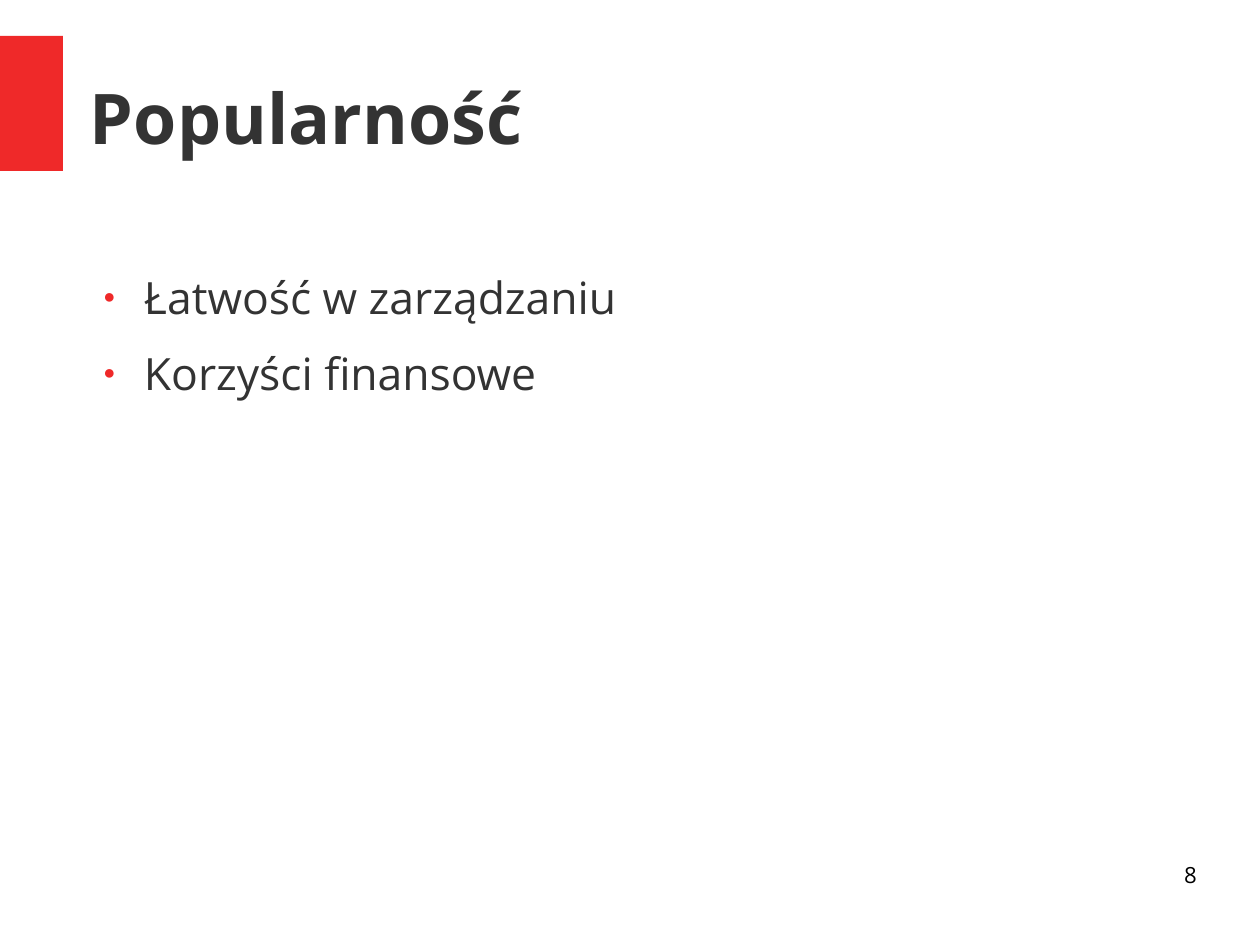
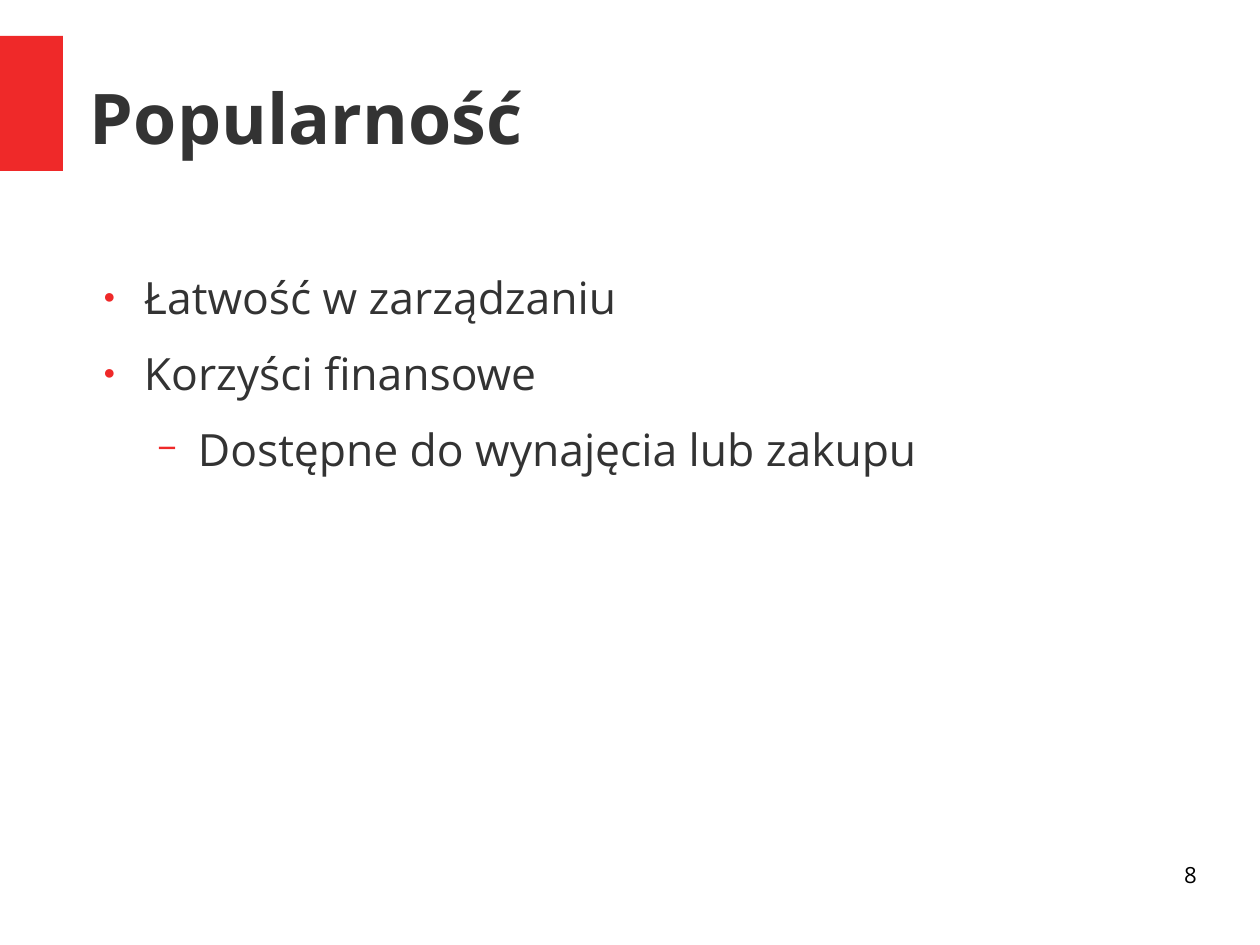
Before and after one commit to grzegorznowacki/Botnets, a slide deck: slide 8 of prezentacja.odp. Drawn at 1260x945 pixels with LibreOffice and Linux fonts; fonts in the diff are those of the drawing. Boxes give left, top, right and bottom in pixels: in the first picture for what was removed or moved away, otherwise in the second. Text is boxed around its words. In the diff, an @@ line names an element or a change of style, - is before the commit and + after.

```diff
--- a/prezentacja.odp
+++ b/prezentacja.odp
@@ text at (198, 432, 916, 477): paragraph added @@
+  − Dostępne do wynajęcia lub zakupu
```
Also in this commit, not shown: 2 other slides changed.
